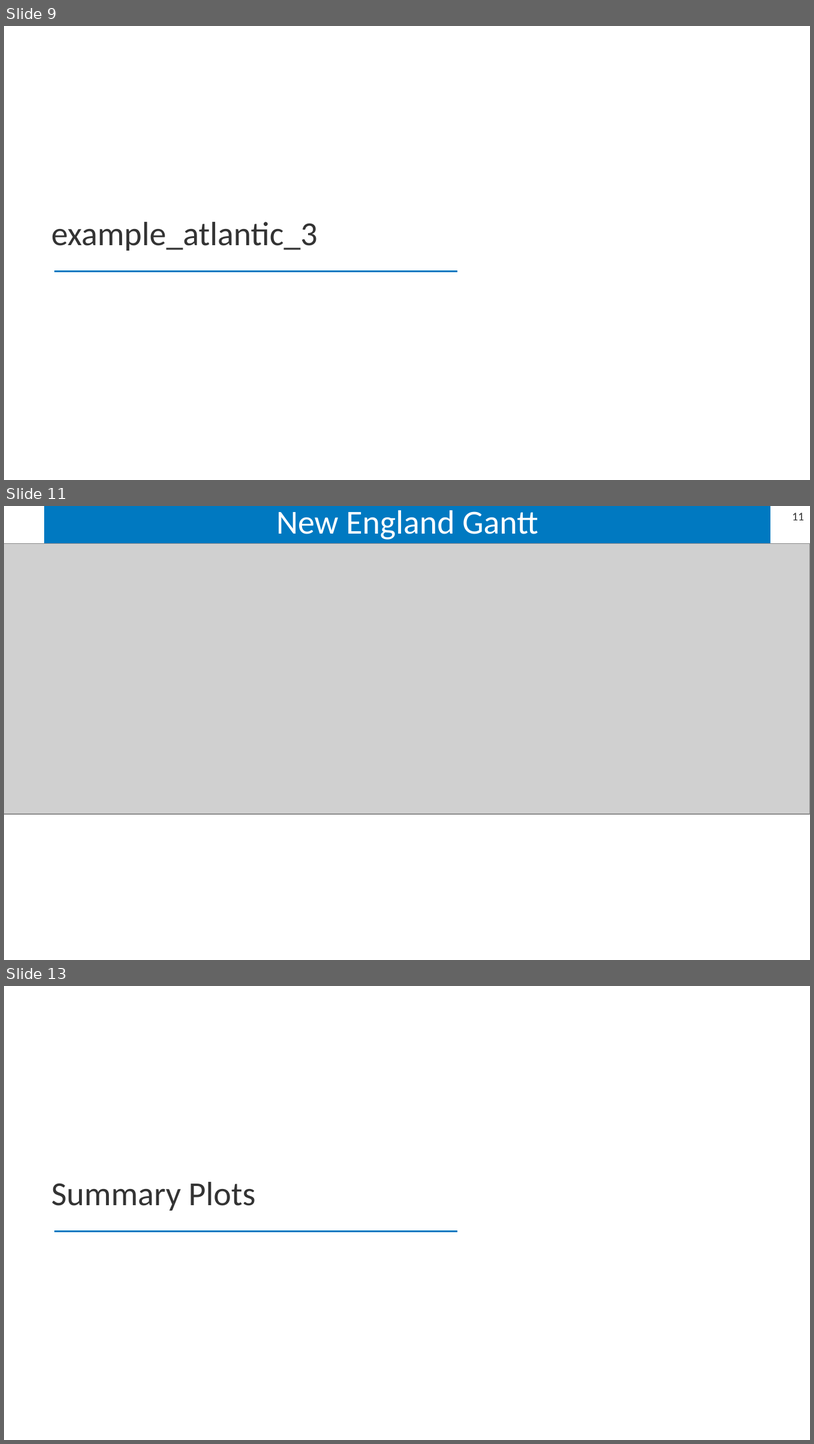
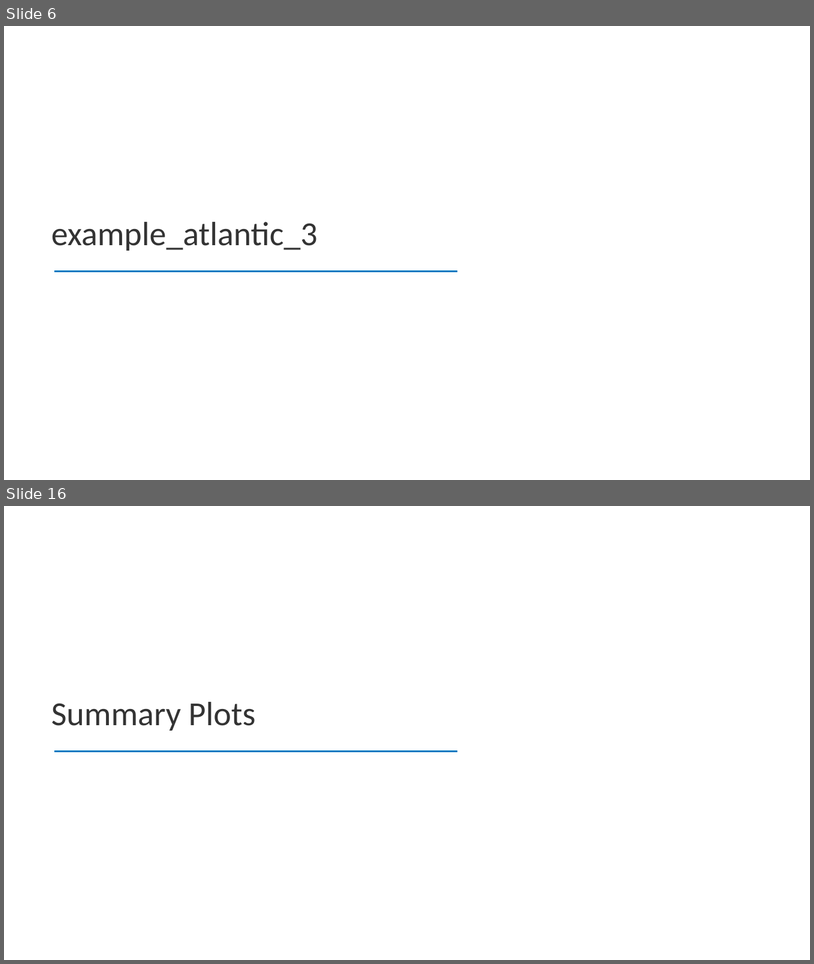
Before and after one commit to sbredenk/CORAL, a slide deck: postprocessing/results/example_atlantic/example_atlantic_results.pptx. Shown one above the other, each under a label of ours: slides 9, 11 and 13 before the commit, slides 6 and 16 after it; the slides between them are not shown. The pictures are 814x1444 and 814x964 pixels, drawn with LibreOffice and Linux fonts; fonts in the diff are those of the drawing; grey boxes stand for pictures. Boxes give left, top, right and bottom in pixels: in the first picture for what was removed or moved away, otherwise in the second. Text is boxed around its words. In the diff, an @@ line names an element or a change of style, - is before the commit and + after.

```diff
--- a/postprocessing/results/example_atlantic/example_atlantic_results.pptx
+++ b/postprocessing/results/example_atlantic/example_atlantic_results.pptx
@@ slide 11 removed at <box>4,506,810,960</box>, background #FFFFFF @@
@@ title removed at <box>45,506,771,544</box> @@
-New England Gantt
@@ page number removed at <box>792,513,804,520</box> @@
-11
@@ picture removed at <box>4,544,810,814</box> @@
@@ what was slide 9 is now slide 6 @@
@@ what was slide 13 is now slide 16 @@
```
Also in this commit, not shown: 1 slide changed, 9 slides added, 6 other slides removed, 42 other files.
